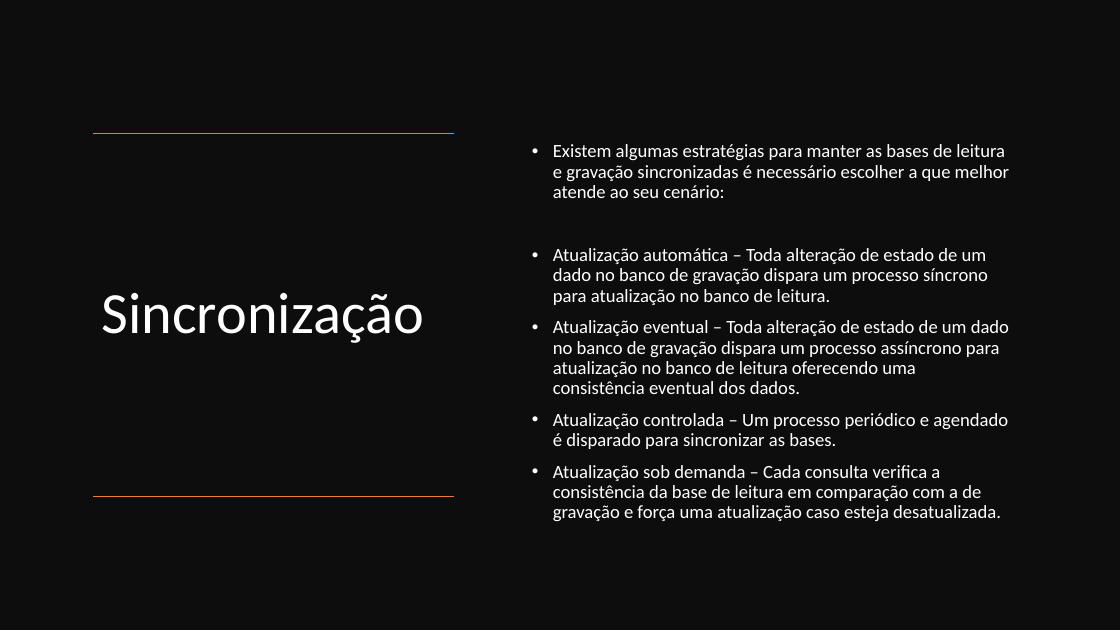
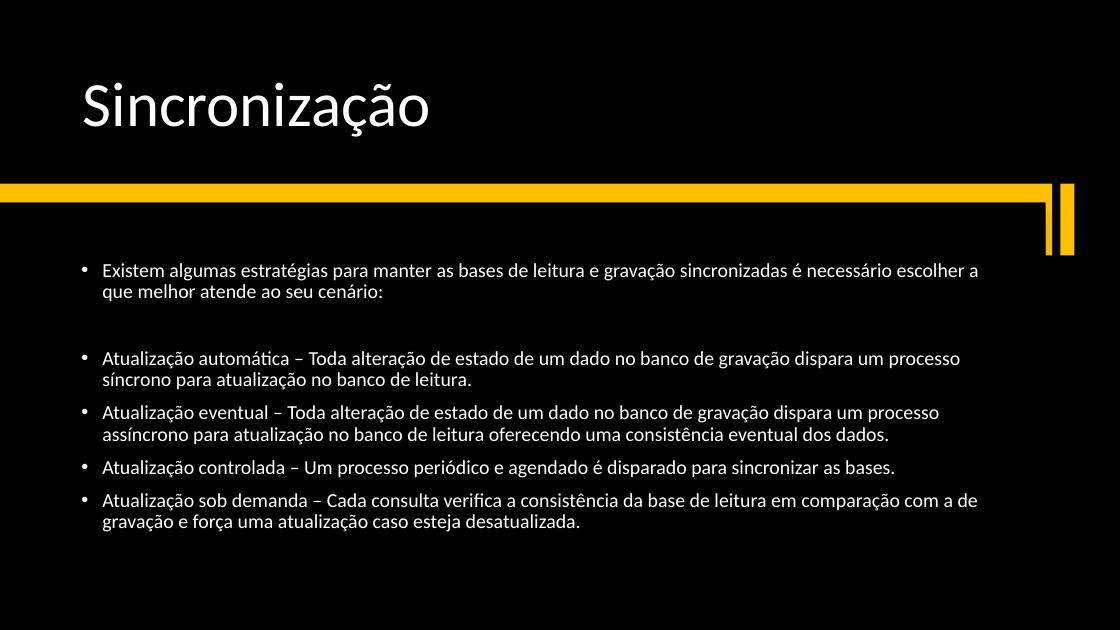
Before and after one commit to ogvieira100/mongo_db_poc, a slide deck: slide 6 of apresentacao-mongodb.pptx (slide 5 before the commit). Drawn at 1120x630 pixels with LibreOffice and Linux fonts; fonts in the diff are those of the drawing. Boxes give left, top, right and bottom in pixels: in the first picture for what was removed or moved away, otherwise in the second. Text is boxed around its words. In the diff, an @@ line names an element or a change of style, - is before the commit and + after.

```diff
--- a/apresentacao-mongodb.pptx
+++ b/apresentacao-mongodb.pptx
@@ background #FFFFFF to #000000 @@
@@ title "Sincronização": place and size @@
-title "Sincronização" at (102,293,424,343)
+title "Sincronização" at (83,82,431,137)
@@ title "Sincronização" at (83,82,431,137): size 50 to 54 pt; vertical alignment middle to bottom @@
@@ line removed from (455, 134) to (93, 134) @@
@@ rectangle: place and size @@
-rectangle at (0,0,1120,630)
+rectangle at (0,202,1046,584)
@@ rectangle at (0,202,1046,584): fill #0D0D0D to #000000; shadow on @@
@@ rectangle added at (0,184,1053,255), fill #FFC000 @@
@@ rectangle added at (1060,184,1075,255), fill #FFC000 @@
@@ text "Existem algumas estratégias para manter ...": place and size @@
-text "Existem algumas estratégias para manter ..." at (553,144,1009,521)
+text "Existem algumas estratégias para manter ..." at (102,263,979,532)
@@ text "Existem algumas estratégias para manter ..." at (102,263,979,532): size 16 to 17 pt @@
@@ line removed from (455, 497) to (93, 497) @@
```
Also in this commit, not shown: 6 other slides changed, 1 slide added, 5 other files.
